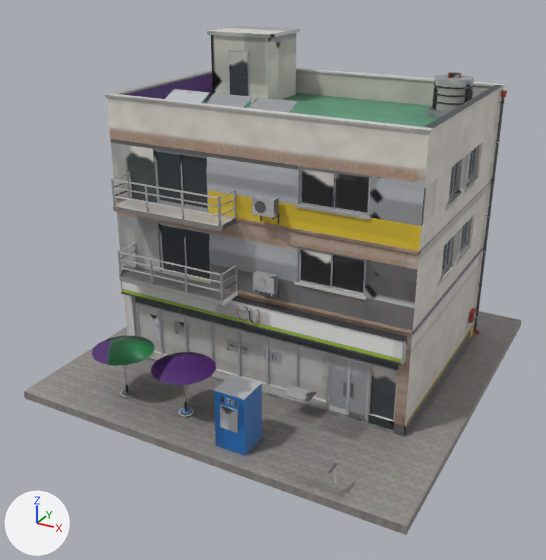
The FBX model cs2_ilsan/CS2Assets/IlsanCU/IlsanCU_LOD1.fbx as it was, and as the next commit left it.
Camera for both pictures: a camera (50 mm lens) standing at (13.1, -25.74, 16.11) and looking at (-0.32, -1.35, 3.92). The lights are fixed; the arrows at lower left show +X, +Y and +Z. The older version comes first. Where no turn or scale is listed for an object, it has been applied to the vertices.

The older version as bpy lines, for what is in view:
```python
me_ilsancu_lod1 = bpy.data.meshes.new('IlsanCU_LOD1')
me_ilsancu_lod1.from_pydata(...)  # 5283 vertices, 8359 faces; spans x -7.9..7.9, y -7.9..7.9, z -0.3..12.9
me_ilsancu_lod1.materials.append(mat_ilsancu)
ob_ilsancu_lod1 = bpy.data.objects.new('IlsanCU_LOD1', me_ilsancu_lod1)
ob_ilsancu_lod1.location = (0.0, 0.0, 0.0)
```
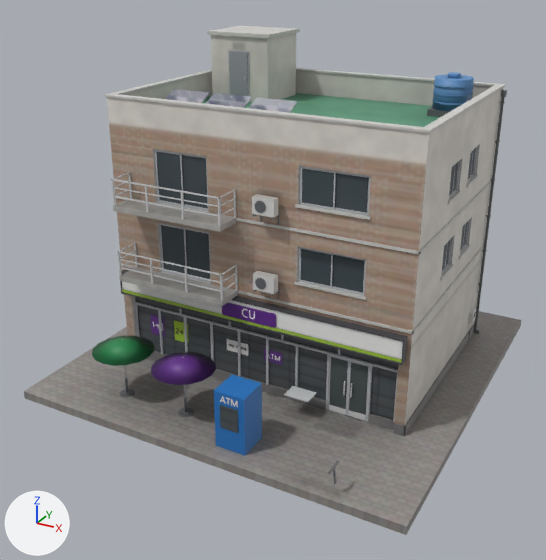
Location of each change, (x1, y1, x2, y2) in pixels of the pictures (546 x 560 px; the box of a moved part takes in the faces that stretch with it):
```json
{"part": 1, "of": "me_ilsancu_lod1", "change": "added", "after": [222, 302, 276, 328], "on screen": "purple"}
{"part": 2, "of": "me_ilsancu_lod1", "change": "moved or reshaped", "before": [157, 306, 273, 412], "after": [157, 309, 276, 412]}
{"part": 3, "of": "me_ilsancu_lod1", "change": "surface changed", "before": [92, 26, 507, 484], "after": [92, 26, 507, 484]}
```

The change, as JSON lines over the scene's bpy script:
```json
{"block": "me_ilsancu_lod1", "where": "# used by ob_ilsancu_lod1; location = (0.0, 0.0, 0.0)"}
{"op": "remove", "block": "me_ilsancu_lod1", "code": "me_ilsancu_lod1.from_pydata(...)  # 5283 vertices, 8359 faces; spans x -7.9..7.9, y -7.9..7.9, z -0.3..12.9"}
{"op": "add", "block": "me_ilsancu_lod1", "code": "me_ilsancu_lod1.from_pydata(...)  # 5290 vertices, 8372 faces; spans x -7.9..7.9, y -7.9..7.9, z -0.3..12.9"}
{"block": "me_ilsancu_lod1", "change": "me_ilsancu_lod1 part 1: a new loose piece of 56 vertices spanning x -1.2..1.2, y -3.8, z 3.2..3.8, in mat_ilsancu"}
{"block": "me_ilsancu_lod1", "change": "me_ilsancu_lod1 part 2: 89 vertices moved from x -4.7..0.7, y -6.1..-3.3, z 0.0..3.8 to x -4.7..0.7, y -6.1..-3.3, z 0.0..3.7; 279 vertices removed from x -4.7..0.4, y -3.9..-3.3, z 1.6..3.8; 230 vertices added at x -4.7..1.6, y -7.3..-3.3, z 1.5..3.7"}
{"block": "me_ilsancu_lod1", "change": "me_ilsancu_lod1 part 3: 5658 kept faces spanning x -7.2..6.6, y -7.9..6.1, z 0.0..12.9 get new texture (UV) coordinates"}
{"block": "me_ilsancu_lod1", "change": "other edits to the shape of me_ilsancu_lod1 do not show in these pictures"}
```
